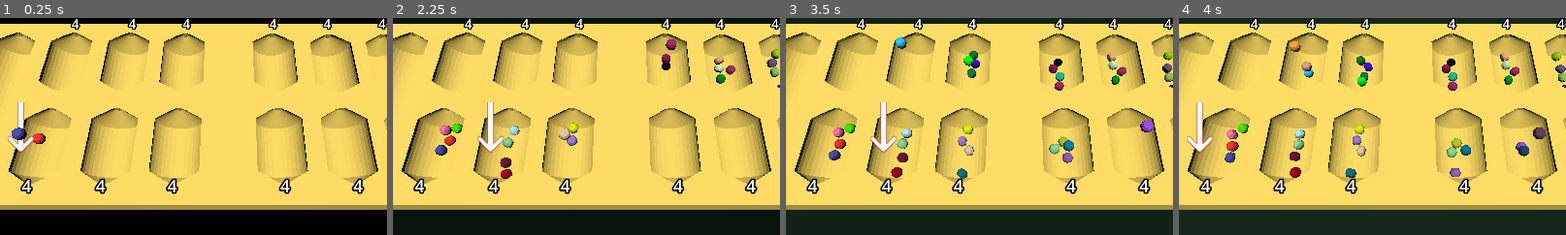
Above: before the commit, frames 1-4 (left to right).
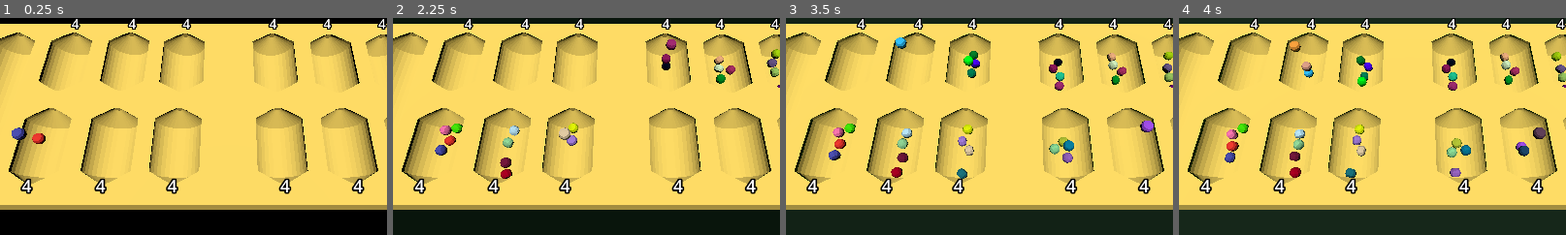
Above: after the commit, the same moments.

Repository: sym-z/3d-mancala
Game: Godot game, scene res://sample_scene.tscn
The game is run twice, just before and just after one commit, with the same random seed, the same clock (stepped at 60 frames per second) and the same inputs.
Inputs:
- Up to frame 1 (0.25 s): no input
- Up to frame 2 (2.25 s): hold Right (ui_right) 0.53-1.28 s; hold Space (ui_select) 0.53-1.28 s; hold Left (ui_left) 1.28-2.03 s; tap Space (ui_select) at 1.35, 1.52, 1.82 s; hold Right (ui_right) from 2.03 s (still down); hold Space (ui_select) from 2.03 s (still down)
- Up to frame 3 (3.5 s): keep holding Right (ui_right); release Space (ui_select) at 2.78 s; tap Space (ui_select) at 2.85, 3.02, 3.32 s
- Up to frame 4 (4 s): release Right (ui_right) at 3.53 s; hold Left (ui_left) from 3.53 s (still down); hold Space (ui_select) from 3.53 s (still down)
The pictures show only the part of the screen within x 20-70%, y 23-73%; the shares and areas given below are measured in that part.

The runs differ from the first frame. In frame 1, 0.5% of the frame differs, in the area x 2-9%, y 38-63%; in frame 2, 0.6%; in frame 3, 0.6%; in frame 4, 0.6%.

Commit message:
input management

Diff:
--- a/src/level_script.gd
+++ b/src/level_script.gd
@@ -31,11 +31,15 @@
 var p1_win : bool = false
 var p2_win : bool = false
 
+
+
 @export_category("Game Modifiers")
 @export var spread_delay : float = 0.5
 func _ready():
 	arrow_pointer.global_position = p1_marker_banks[selected_bank].global_position
+	arrow_pointer.visible = false
 	await board_setup()
+	arrow_pointer.visible = true
 	game_ready = true
 	allow_input = true
 
@@ -55,13 +59,15 @@
 #endregion
 #region Input Handling
 func _input(event):
-	if event.is_action_pressed("ui_left"):
+	if event.is_action_pressed("ui_left") and allow_input:
 		move_left()
-	if event.is_action_pressed("ui_right"):
+	if event.is_action_pressed("ui_right") and allow_input:
 		move_right()
 	if event.is_action_pressed("ui_select") and game_ready and allow_input:
-		choose_bank()
-
+		arrow_pointer.visible = false
+		allow_input = false
+		await choose_bank()
+		arrow_pointer.visible = true
 
 func move_left():
 	#TODO: Check turn
@@ -103,6 +109,7 @@
 	set_selection(0)
 	# Change back end to select new bank
 	selected_bank = 0
+	allow_input = true
 
 func check_endgame():
 	var p1_pieces : int = get_p1_total_pieces()
@@ -155,6 +162,7 @@
 #endregion
 #region Bank Choice
 func choose_bank():
+	allow_input = false
 	var parent : Marker3D
 	# Identify the current turn
 	if curr_turn == TURN.ONE:
@@ -203,6 +211,7 @@
 		# Landed in own Home
 		if final_bank_num == NUM_BANKS:
 			print("EXTRA TURN")
+			allow_input = true
 			#TODO HANDLE EXTRA TURN LOGIC
 		# Landed on own side
 		# You can only capture if you land on "your" side and that is the only piece in there now
